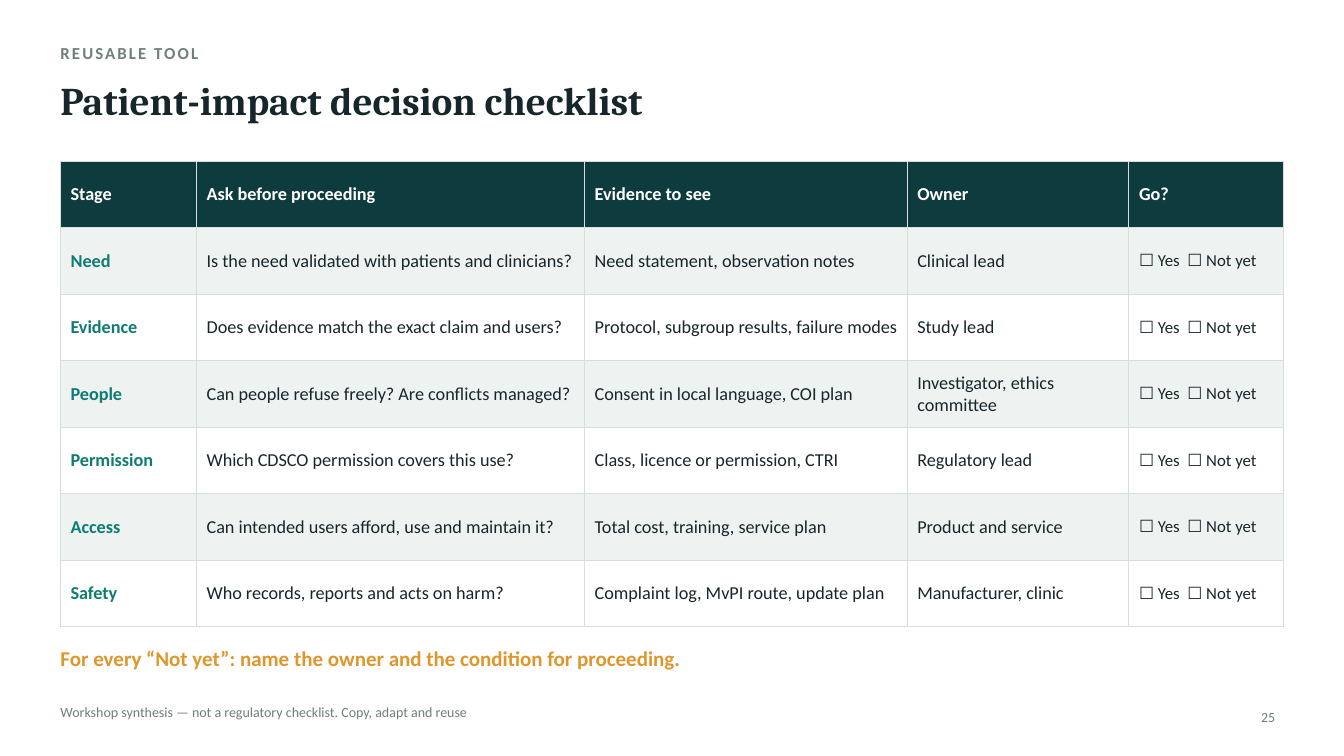
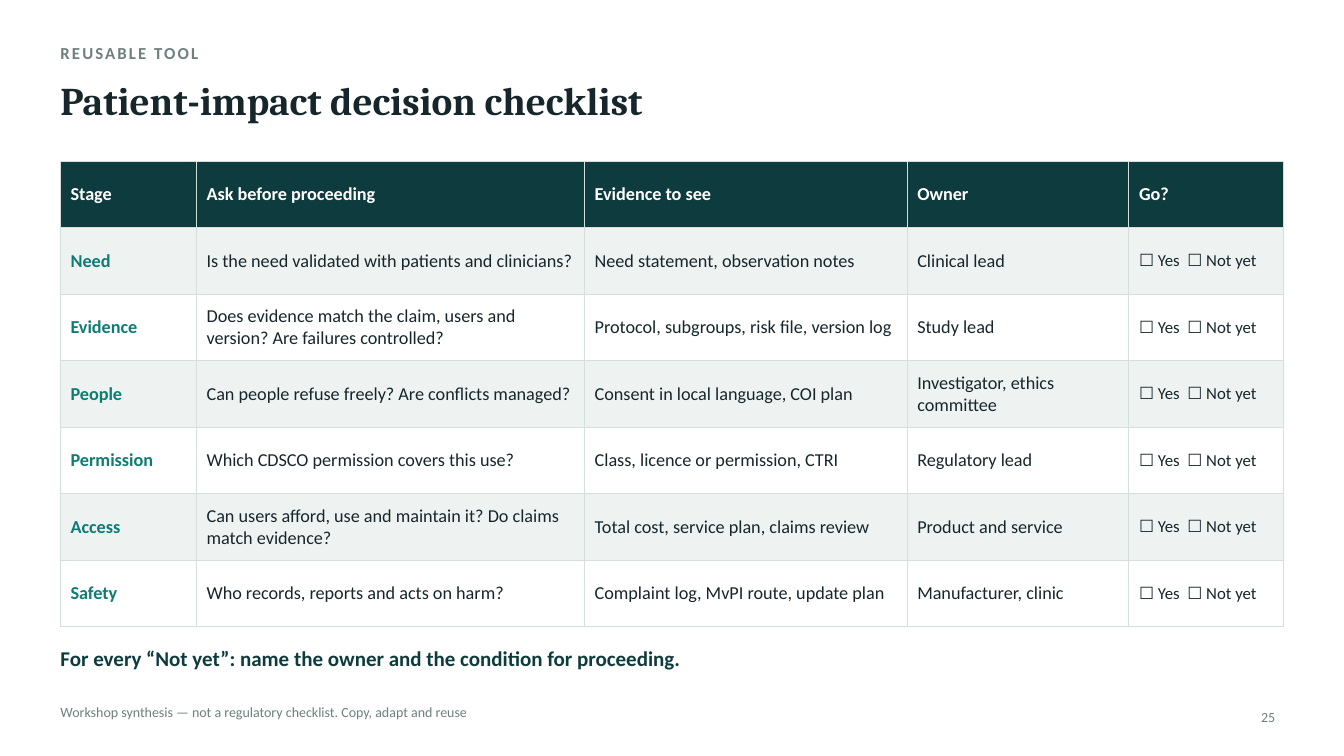
Before and after one commit to ivikasjha/claude, a slide deck: slide 25 of deck/From_Innovation_to_Patient_Impact.pptx. Drawn at 1344x756 pixels with LibreOffice and Linux fonts; fonts in the diff are those of the drawing. Boxes give left, top, right and bottom in pixels: in the first picture for what was removed or moved away, otherwise in the second. Text is boxed around its words. In the diff, an @@ line names an element or a change of style, - is before the commit and + after.

```diff
--- a/deck/From_Innovation_to_Patient_Impact.pptx
+++ b/deck/From_Innovation_to_Patient_Impact.pptx
@@ table at [60, 161, 1284, 606] @@
-row 3, column 2: Does evidence match the exact claim and users?
+row 3, column 2: Does evidence match the claim, users and version? Are failures controlled?
-row 3, column 3: Protocol, subgroup results, failure modes
+row 3, column 3: Protocol, subgroups, risk file, version log
-row 6, column 2: Can intended users afford, use and maintain it?
+row 6, column 2: Can users afford, use and maintain it? Do claims match evidence?
-row 6, column 3: Total cost, training, service plan
+row 6, column 3: Total cost, service plan, claims review
@@ text "For every “Not yet”: name ..." at [60, 650, 680, 670]: text colour #E0962A to #0E3B3D @@
```
Also in this commit, not shown: 34 other slides changed, 1 slide removed, 37 other files.
